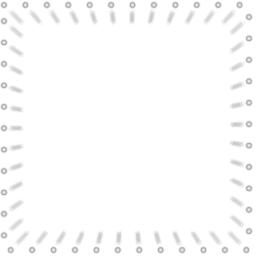
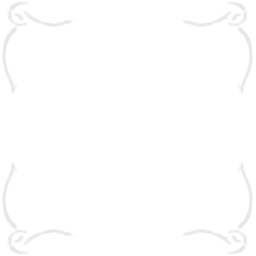
Two versions of the same layered image (256x256). Layer-by-layer changes:
added layer "Layer 1" above "Layer 2" over [left=1, top=1, right=253, bottom=255]
hid "Selection normal" over [left=0, top=1, right=253, bottom=255]
